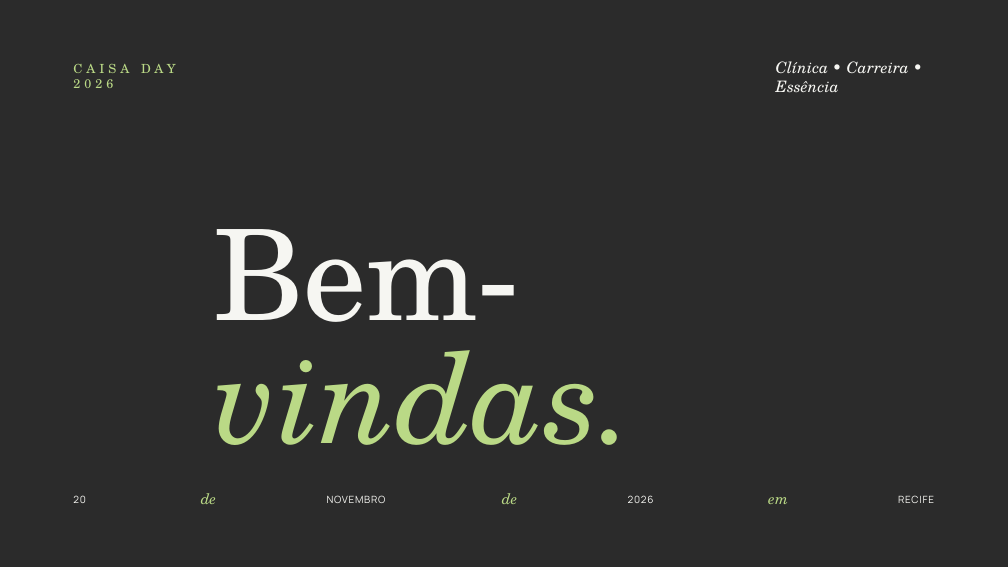
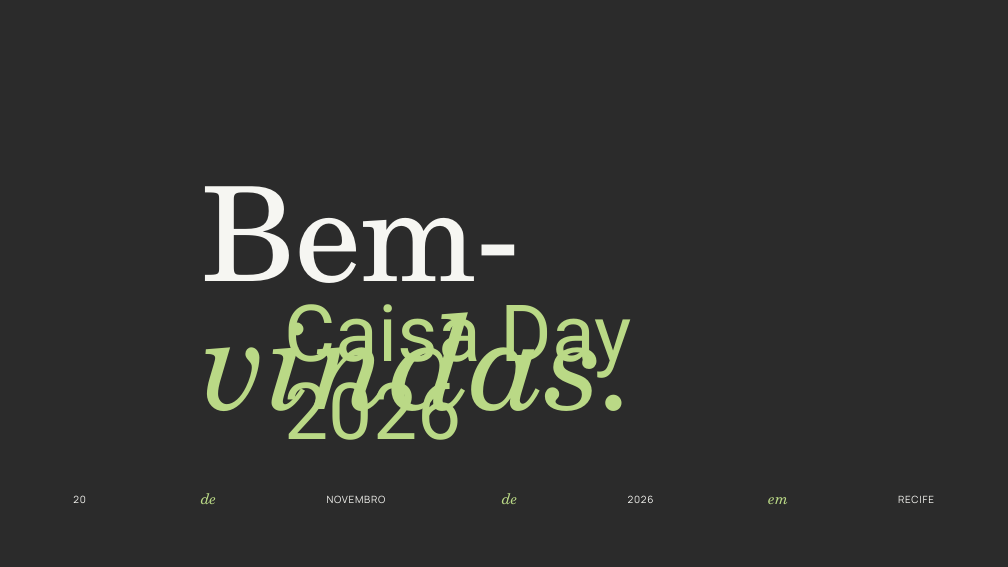
Before and after one commit to pollyandrad/claude-apresentation, a slide deck: slide 1 of marcela-designs/telas-projecao/saida/CAISA-DAY-2026_telas-de-projecao_EDITAVEL.pptx. Drawn at 1008x567 pixels with LibreOffice and Linux fonts; fonts in the diff are those of the drawing; background and template pictures are left out; a plain dark background stands for a picture behind light text. Boxes give left, top, right and bottom in pixels: in the first picture for what was removed or moved away, otherwise in the second. Text is boxed around its words. In the diff, an @@ line names an element or a change of style, - is before the commit and + after.

```diff
--- a/marcela-designs/telas-projecao/saida/CAISA-DAY-2026_telas-de-projecao_EDITAVEL.pptx
+++ b/marcela-designs/telas-projecao/saida/CAISA-DAY-2026_telas-de-projecao_EDITAVEL.pptx
@@ text removed at <box>776,61,909,93</box> @@
-Clínica • Carreira • Essência
@@ text "Bem-vindas.": place and size @@
-text "Bem-vindas." at <box>214,229,635,445</box>
+text "Bem-vindas." at <box>201,186,639,440</box>
@@ text "Bem-vindas." at <box>201,186,639,440</box>: size 120 to 125 pt; line spacing 117.6pt to 122.5pt @@
@@ text at <box>285,304,632,440</box>: text changed; size 12 to 75 pt; font TeX Gyre Schola to Roboto @@
-CAISA DAY 2026
+Caisa Day 2026
```
Also in this commit, not shown: 5 other slides changed, 1 slide added, 1 slide removed, 22 other files.
